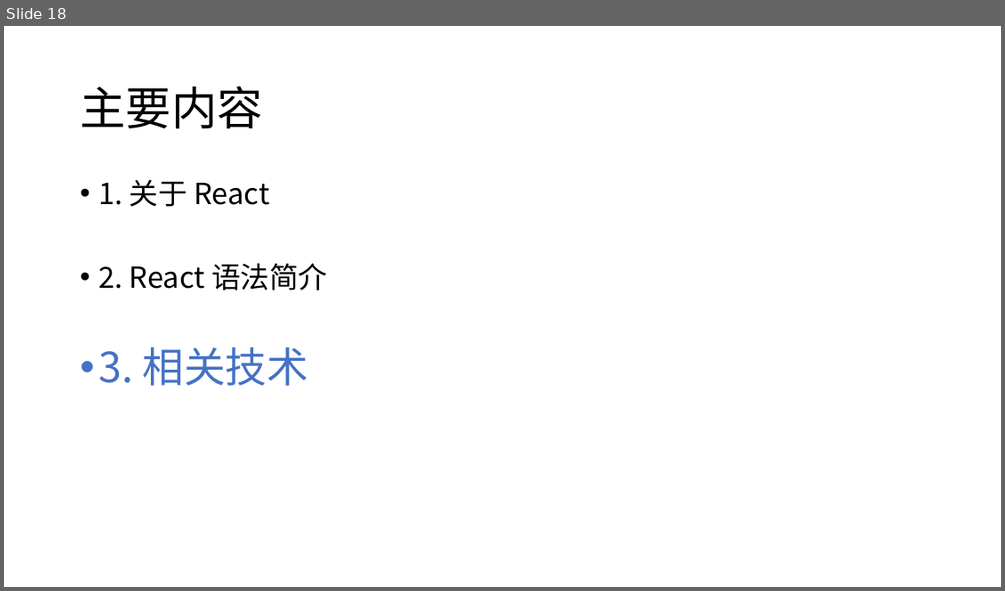
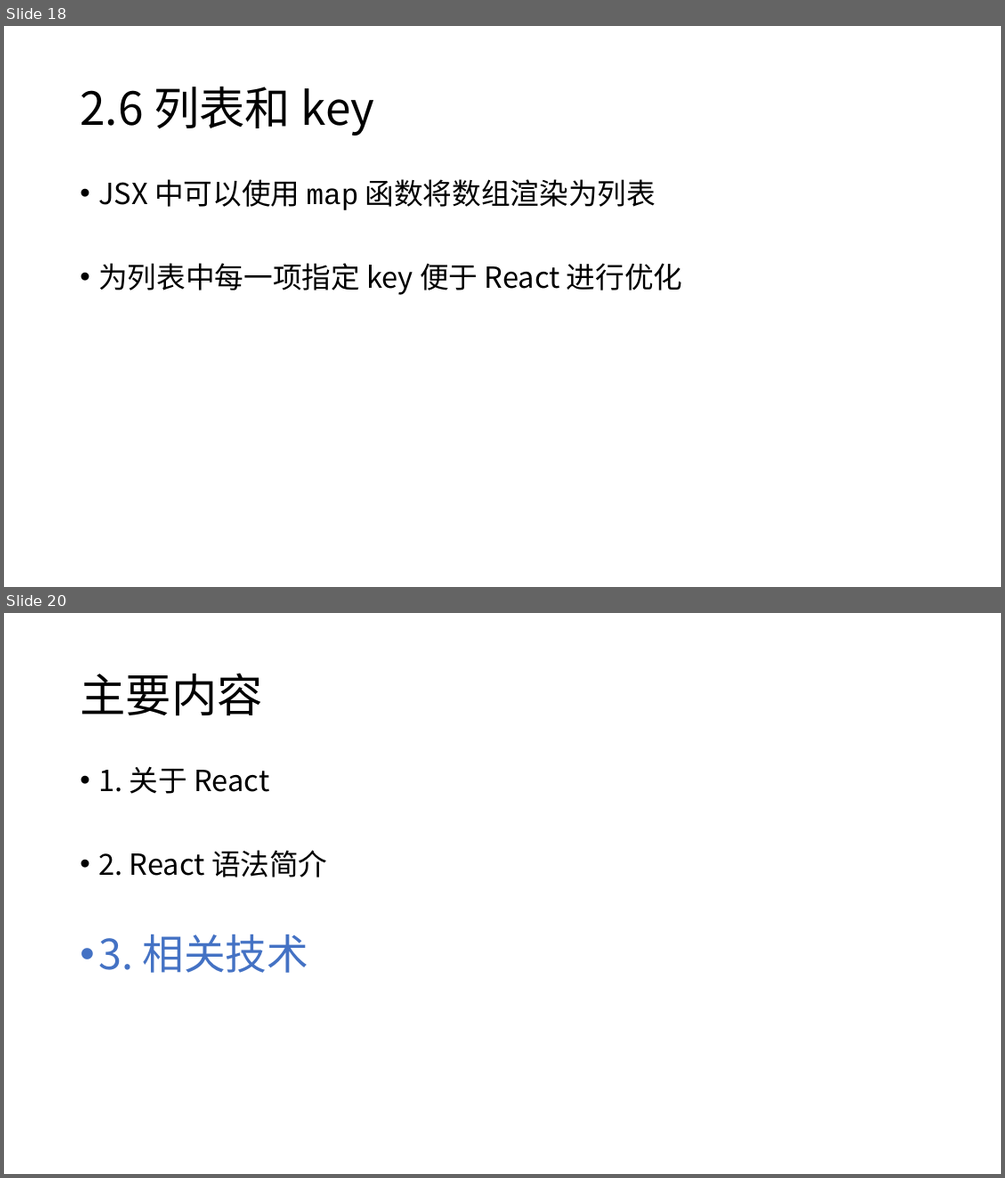
Before and after one commit to Zettat123/react_tutorial, a slide deck: slides/React 入门.pptx. Shown one above the other, each under a label of ours: slide 18 before the commit, slides 18 and 20 after it; the slides between them are not shown. The pictures are 1005x591 and 1005x1178 pixels, drawn with LibreOffice and Linux fonts; fonts in the diff are those of the drawing. Boxes give left, top, right and bottom in pixels: in the first picture for what was removed or moved away, otherwise in the second. Text is boxed around its words. In the diff, an @@ line names an element or a change of style, - is before the commit and + after.

```diff
--- a/slides/React 入门.pptx
+++ b/slides/React 入门.pptx
@@ slide 18 added at (x1=4, y1=26, x2=1001, y2=587), background #FFFFFF @@
@@ title added at (x1=80, y1=87, x2=375, y2=135), 44 pt, text #000000 @@
+2.6 列表和 key
@@ text added at (x1=98, y1=179, x2=683, y2=295), 28 pt, text #000000 @@
+• JSX 中可以使用 map 函数将数组渲染为列表
+• 为列表中每一项指定 key 便于 React 进行优化
@@ what was slide 18 is now slide 20 @@
```
Also in this commit, not shown: 2 other slides added, 1 slide removed, 16 other files.
